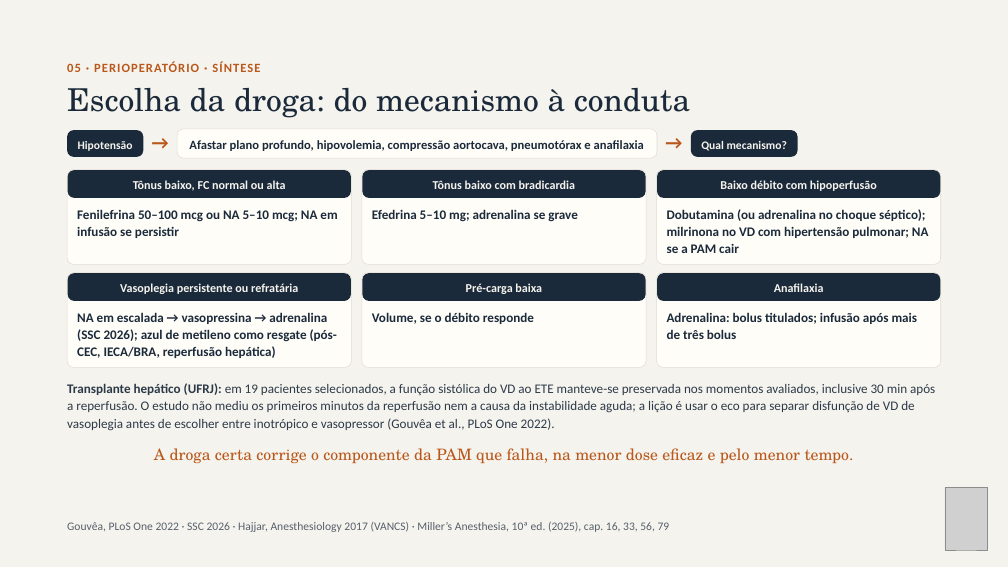
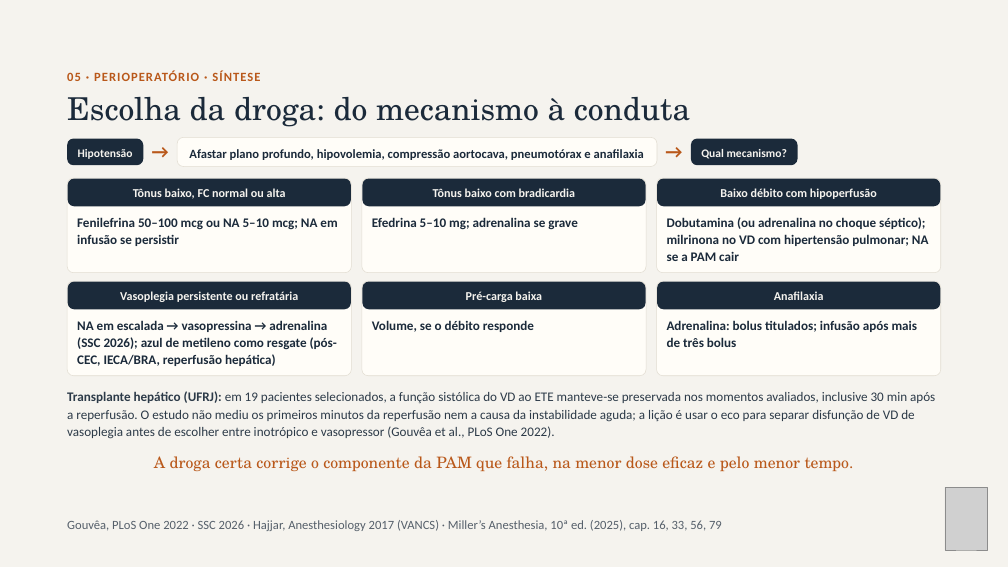
Before and after one commit to brunomoraesdubois-bit/Bruno, a slide deck: slide 13 of apresentacao/Aminas_Vasoativas.pptx. Drawn at 1008x567 pixels with LibreOffice and Linux fonts; fonts in the diff are those of the drawing; grey boxes stand for pictures. Boxes give left, top, right and bottom in pixels: in the first picture for what was removed or moved away, otherwise in the second. Text is boxed around its words. In the diff, an @@ line names an element or a change of style, - is before the commit and + after.

```diff
--- a/apresentacao/Aminas_Vasoativas.pptx
+++ b/apresentacao/Aminas_Vasoativas.pptx
@@ 15 rounded rectangles, 11 texts, 1 title: place and size @@
-15 rounded rectangles, 11 texts, 1 title at (67, 62, 941, 463)
+15 rounded rectangles, 11 texts, 1 title at (67, 70, 941, 471)
@@ text "Gouvêa, PLoS One 2022 · ..." at (67, 520, 722, 531): size 11 to 12 pt; line spacing 15.4pt to 16.8pt @@
```
Also in this commit, not shown: 1 other slide changed, 8 other files.
